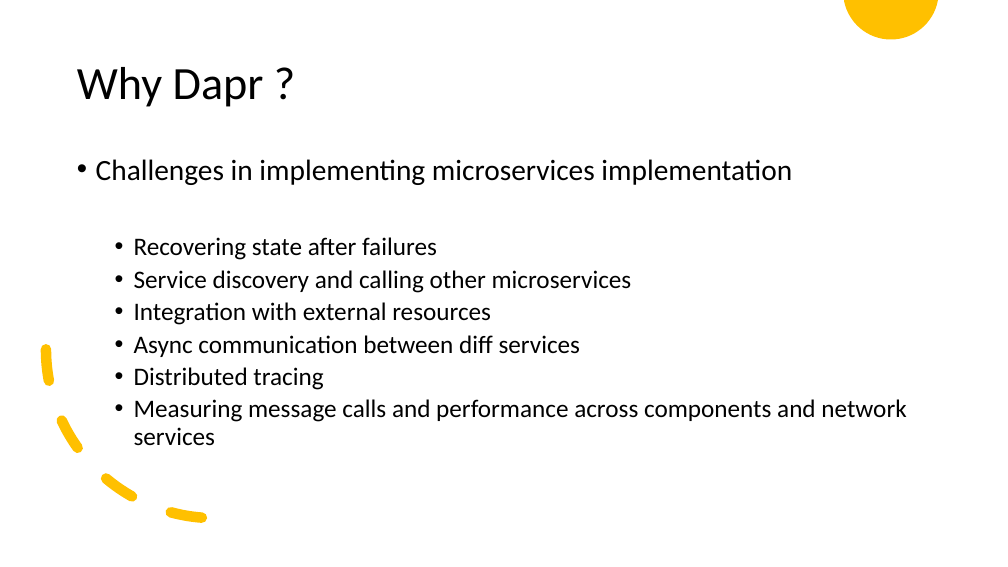
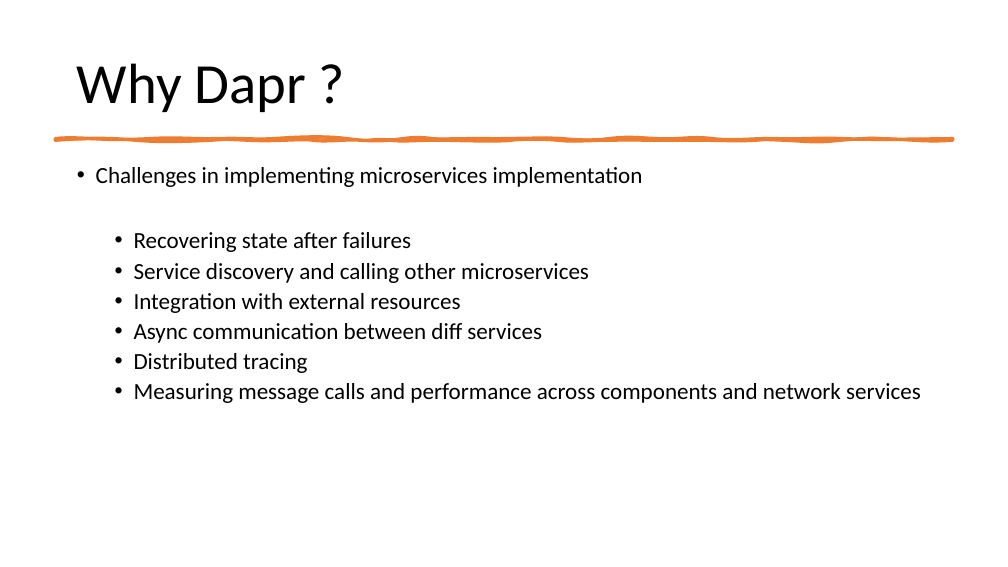
Before and after one commit to cs-samvith/space-app-platform, a slide deck: slide 17 of container-apps.pptx (slide 20 before the commit). Drawn at 1008x567 pixels with LibreOffice and Linux fonts; fonts in the diff are those of the drawing. Boxes give left, top, right and bottom in pixels: in the first picture for what was removed or moved away, otherwise in the second. Text is boxed around its words. In the diff, an @@ line names an element or a change of style, - is before the commit and + after.

```diff
--- a/container-apps.pptx
+++ b/container-apps.pptx
@@ freeform shape removed at box(844, 0, 938, 39) @@
@@ title "Why Dapr ?" at box(77, 63, 306, 112): size 44 to 54 pt @@
@@ freeform shape added at box(55, 138, 953, 140), fill #ED7D31, outline #ED7D31 3.25 pt @@
@@ text "Challenges in implementing microservices implementation": place and size @@
-text "Challenges in implementing microservices implementation" at box(96, 159, 906, 446)
+text "Challenges in implementing microservices implementation" at box(96, 167, 921, 403)
@@ text "Challenges in implementing microservices implementation" at box(96, 167, 921, 403): size 28 to 22 pt in "Challenges in implementing microservices implementation"; size 24 to 22 pt in "Recovering state after failures", "Service discovery and calling other microservices", "Integration with external resources", "Async communication between diff services" and 2 more places @@
@@ arc (boxed as its full ellipse) removed at box(46, 181, 384, 519) @@
```
Also in this commit, not shown: 4 other slides changed, 9 slides added, 10 slides removed, 13 other files.
